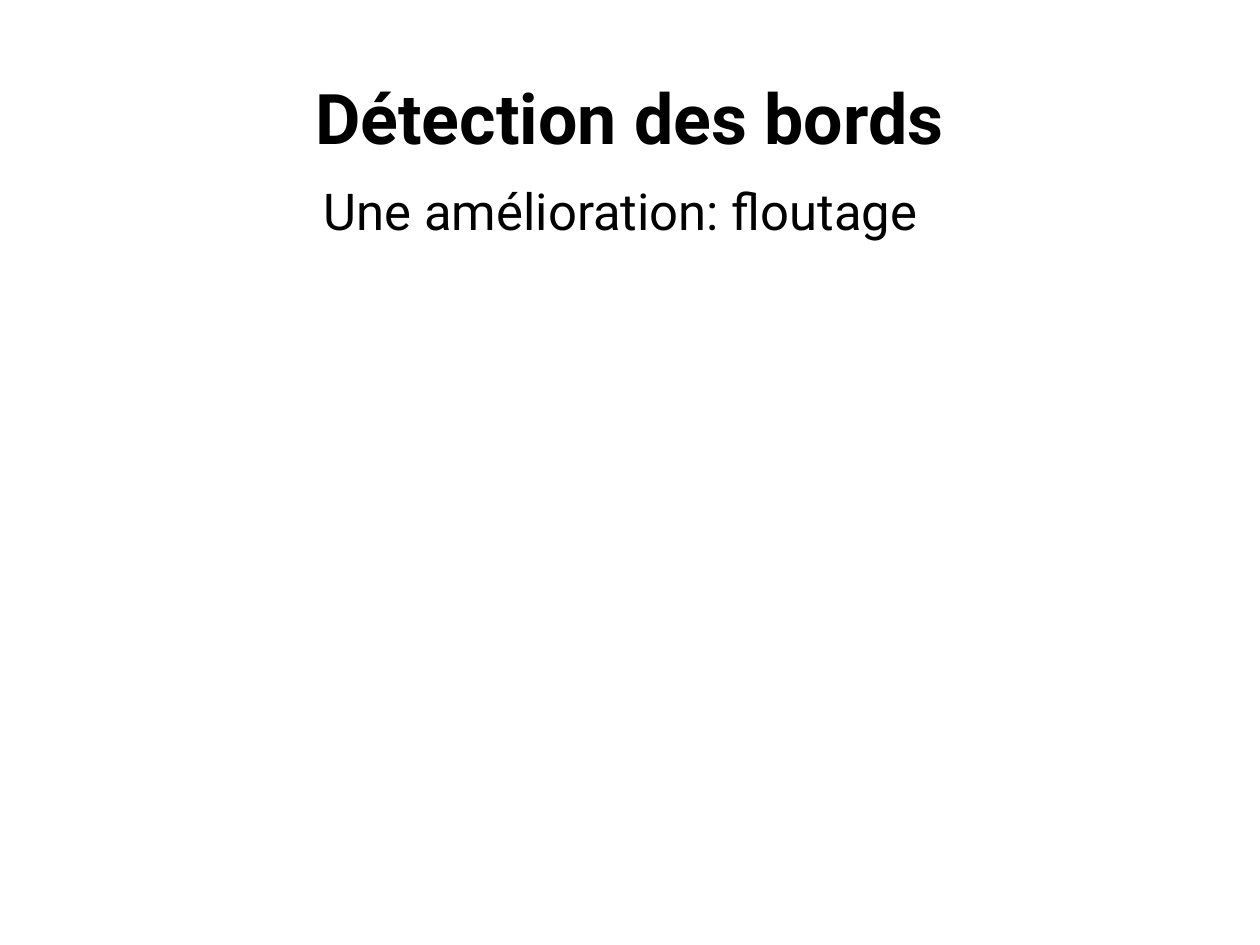
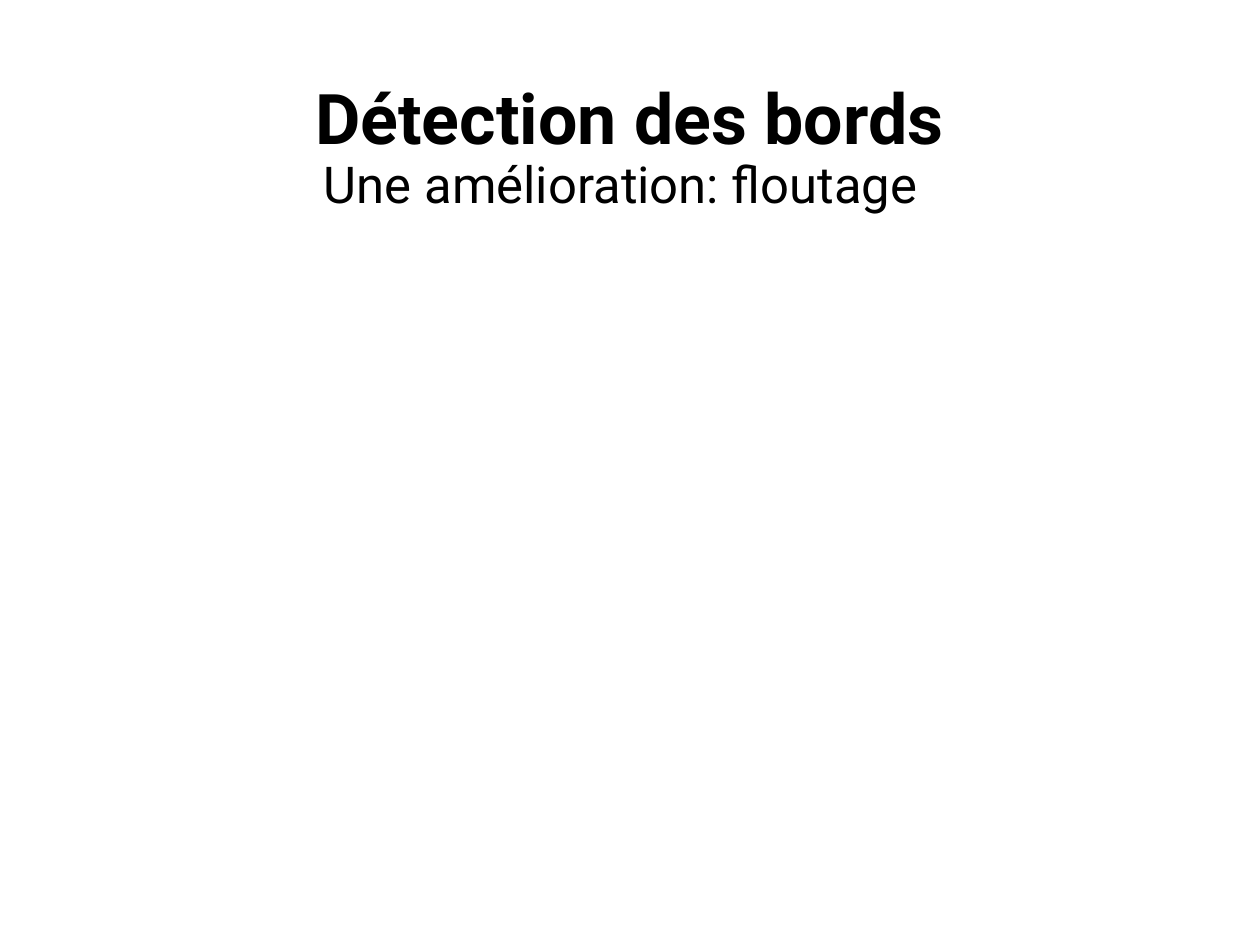
Before and after one commit to ewen-lbh/bone-fracture-detection, a slide deck: slide 7 of slides/mpsi/slides.odp. Drawn at 1260x945 pixels with LibreOffice and Linux fonts; fonts in the diff are those of the drawing. Boxes give left, top, right and bottom in pixels: in the first picture for what was removed or moved away, otherwise in the second. Text is boxed around its words. In the diff, an @@ line names an element or a change of style, - is before the commit and + after.

```diff
--- a/slides/mpsi/slides.odp
+++ b/slides/mpsi/slides.odp
@@ text "Une amélioration: floutage": place and size @@
-text "Une amélioration: floutage" at [324,191,917,241]
+text "Une amélioration: floutage" at [324,164,917,214]
```
Also in this commit, not shown: 3 other slides changed.
